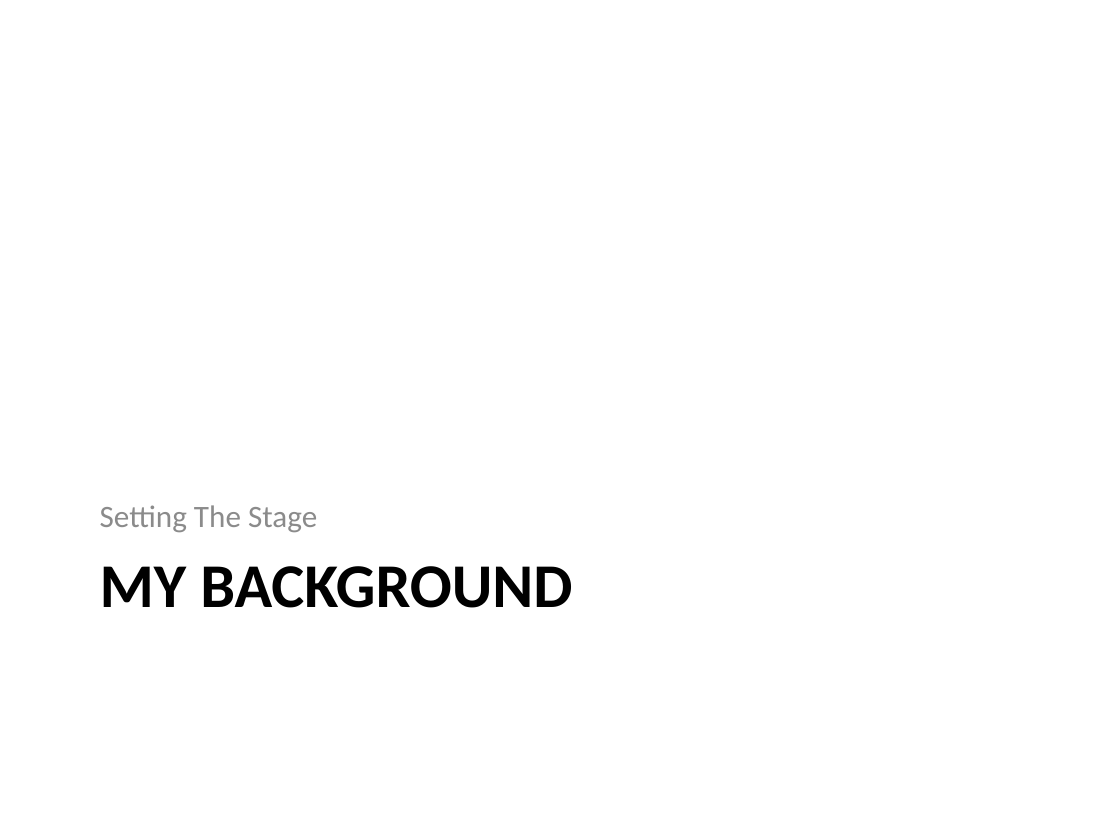
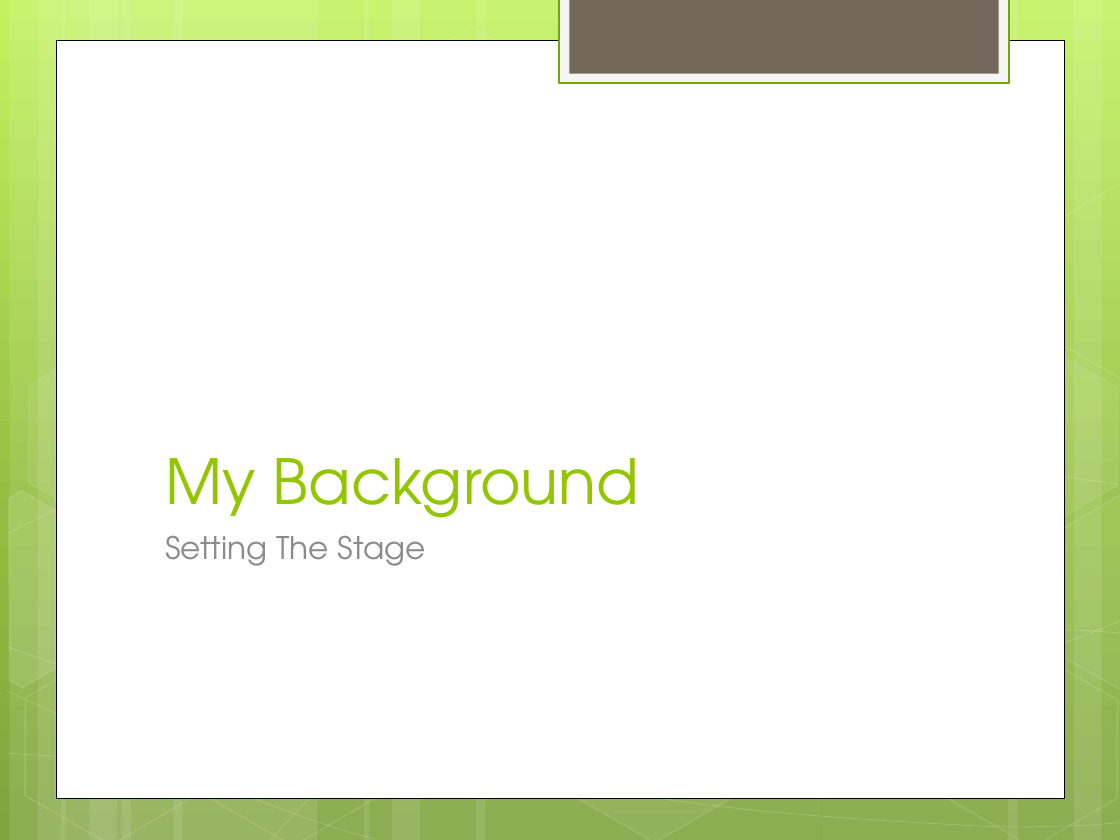
Before and after one commit to zoechao/teaching, a slide deck: slide 3 of maryland-lecture.pptx. Drawn at 1120x840 pixels with LibreOffice and Linux fonts; fonts in the diff are those of the drawing. Boxes give left, top, right and bottom in pixels: in the first picture for what was removed or moved away, otherwise in the second. Text is boxed around its words. In the diff, an @@ line names an element or a change of style, - is before the commit and + after.

```diff
--- a/maryland-lecture.pptx
+++ b/maryland-lecture.pptx
@@ background #FFFFFF to gradient #C3F35F to #93BF3F to #81A53E @@
@@ rectangle added at <box>559,0,1009,83</box>, fill #F5F5F5, outline #74A510 1.25 pt @@
@@ rectangle added at <box>569,0,998,74</box>, fill #71685A @@
@@ rectangle added at <box>56,40,1064,797</box>, fill #FFFFFF, outline #000000 0.5 pt @@
@@ group added at <box>0,0,1120,840</box>: 12 rectangles, 8 freeform shapes, 8 hexagons @@
@@ title "My Background" at <box>165,458,639,518</box>: vertical alignment top to bottom @@
@@ title at <box>165,458,639,518</box>: text changed; font Calibri to TeX Gyre Adventor; text colour #000000 to #94C600; bold off @@
-MY BACKGROUND
+My Background
@@ text "Setting The Stage": place and size @@
-text "Setting The Stage" at <box>100,505,317,532</box>
+text "Setting The Stage" at <box>165,536,425,566</box>
@@ text "Setting The Stage" at <box>165,536,425,566</box>: font Calibri to TeX Gyre Adventor; vertical alignment bottom to top @@
```
Also in this commit, not shown: 30 other slides changed, 3 slides added, 3 slides removed.
